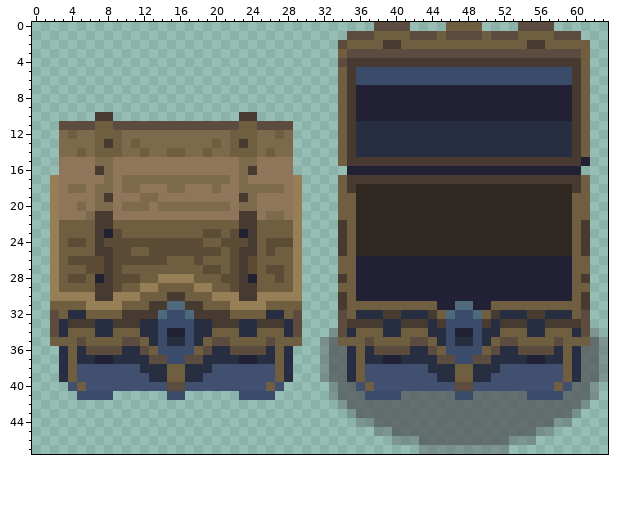
Pixel-art sprite, stored at Game Arts/Chest2_strip2.png. The picture above is the old version.
The file is 64x48 pixels. Colours within 5 levels of each other are drawn and written as one.
The result:
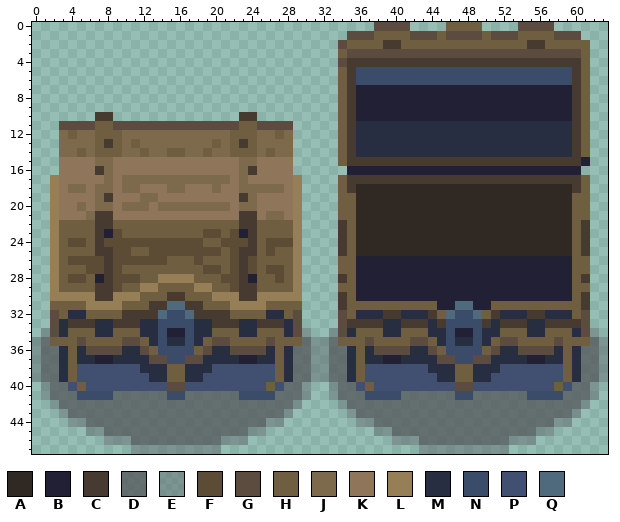
Palette (. is transparent): A #302822  B #222034  C #473a31  D #525457bb  E #5e626972  F #5c4c35  G #5c4b3f  H #705e40  J #7d694b  K #8f7559  L #967e56  M #272e42  N #3a4c69  P #414f70  Q #4f697d
What changed:
{"y":34,"x":1,"old":".","new":"E"}
{"y":34,"x":30,"old":".","new":"E"}
{"y":35,"x":0,"old":"..","new":"ED"}
{"y":35,"x":30,"old":"..","new":"DE"}
{"y":36,"x":0,"old":"...","new":"EDD"}
{"y":36,"x":29,"old":"...","new":"DDE"}
{"y":37,"x":0,"old":"...","new":"EDD"}
{"y":37,"x":29,"old":"...","new":"DDE"}
{"y":38,"x":0,"old":"...","new":"EDD"}
{"y":38,"x":29,"old":"...","new":"DDE"}
{"y":39,"x":0,"old":"...","new":"EDD"}
{"y":39,"x":29,"old":"...","new":"DDE"}
{"y":40,"x":1,"old":"...","new":"EDD"}
{"y":40,"x":28,"old":"...","new":"DDE"}
{"y":41,"x":1,"old":"....","new":"EDDD"}
{"y":41,"x":9,"old":"......","new":"DDDDDD"}
{"y":41,"x":17,"old":"......","new":"DDDDDD"}
{"y":41,"x":27,"old":"....","new":"DDDE"}
{"y":42,"x":2,"old":"............................","new":"EDDDDDDDDDDDDDDDDDDDDDDDDDDE"}
{"y":43,"x":3,"old":"..........................","new":"EDDDDDDDDDDDDDDDDDDDDDDDDE"}
{"y":44,"x":4,"old":"........................","new":"EEDDDDDDDDDDDDDDDDDDDDEE"}
{"y":45,"x":6,"old":"....................","new":"EEDDDDDDDDDDDDDDDDEE"}
{"y":46,"x":8,"old":"................","new":"EEEDDDDDDDDDDEEE"}
{"y":47,"x":11,"old":"..........","new":"EEEEEEEEEE"}
{"label":"added","picture_box":[32,328,320,454]}
